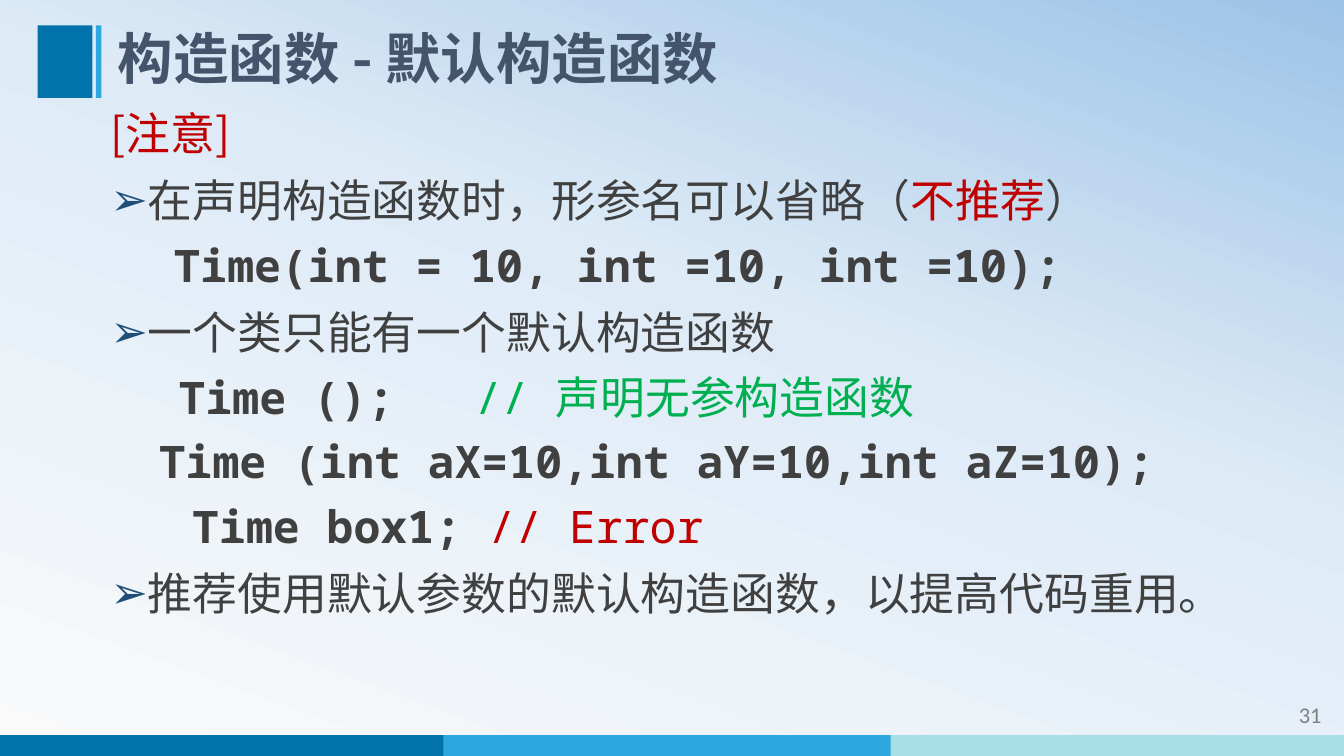
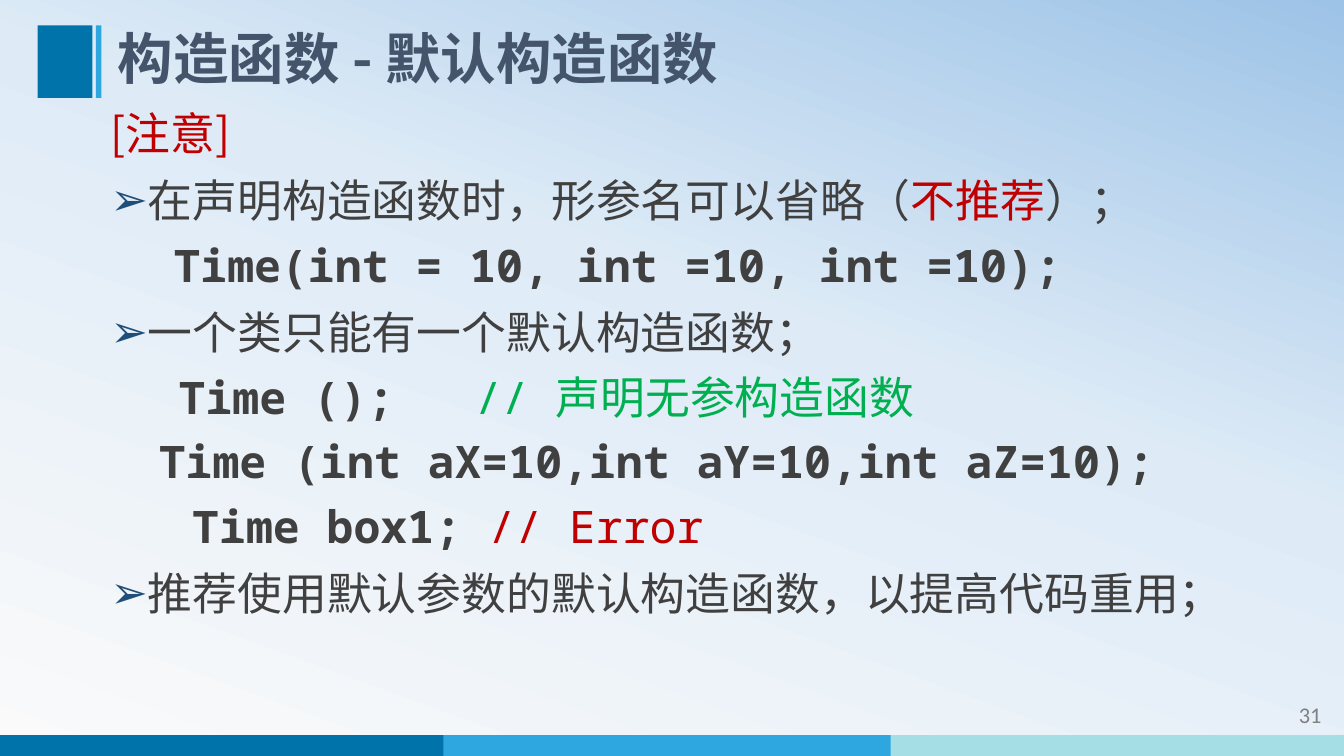
Before and after one commit to edu2act/course-cpp, a slide deck: slide 32 of materials/slides/ch03-class-and-object-up-3.pptx. Drawn at 1344x756 pixels with LibreOffice and Linux fonts; fonts in the diff are those of the drawing. Boxes give left, top, right and bottom in pixels: in the first picture for what was removed or moved away, otherwise in the second. Text is boxed around its words. In the diff, an @@ line names an element or a change of style, - is before the commit and + after.

Commit message:
update slides

```diff
--- a/materials/slides/ch03-class-and-object-up-3.pptx
+++ b/materials/slides/ch03-class-and-object-up-3.pptx
@@ text at (148,179,1224,617): text changed @@
-➢ 在声明构造函数时，形参名可以省略（不推荐）
-  Time(int = 10, int =10, int =10);
-➢ 一个类只能有一个默认构造函数
-  Time (); // 声明无参构造函数
-  Time (int aX=10,int aY=10,int aZ=10);
-  Time box1; // Error
-➢ 推荐使用默认参数的默认构造函数，以提高代码重用。
+➢ 在声明构造函数时，形参名可以省略（不推荐）；
+  Time(int = 10, int =10, int =10);
+➢ 一个类只能有一个默认构造函数；
+  Time (); // 声明无参构造函数
+  Time (int aX=10,int aY=10,int aZ=10);
+  Time box1; // Error
+➢ 推荐使用默认参数的默认构造函数，以提高代码重用；
```
Also in this commit, not shown: 16 other slides changed, 26 other files.
